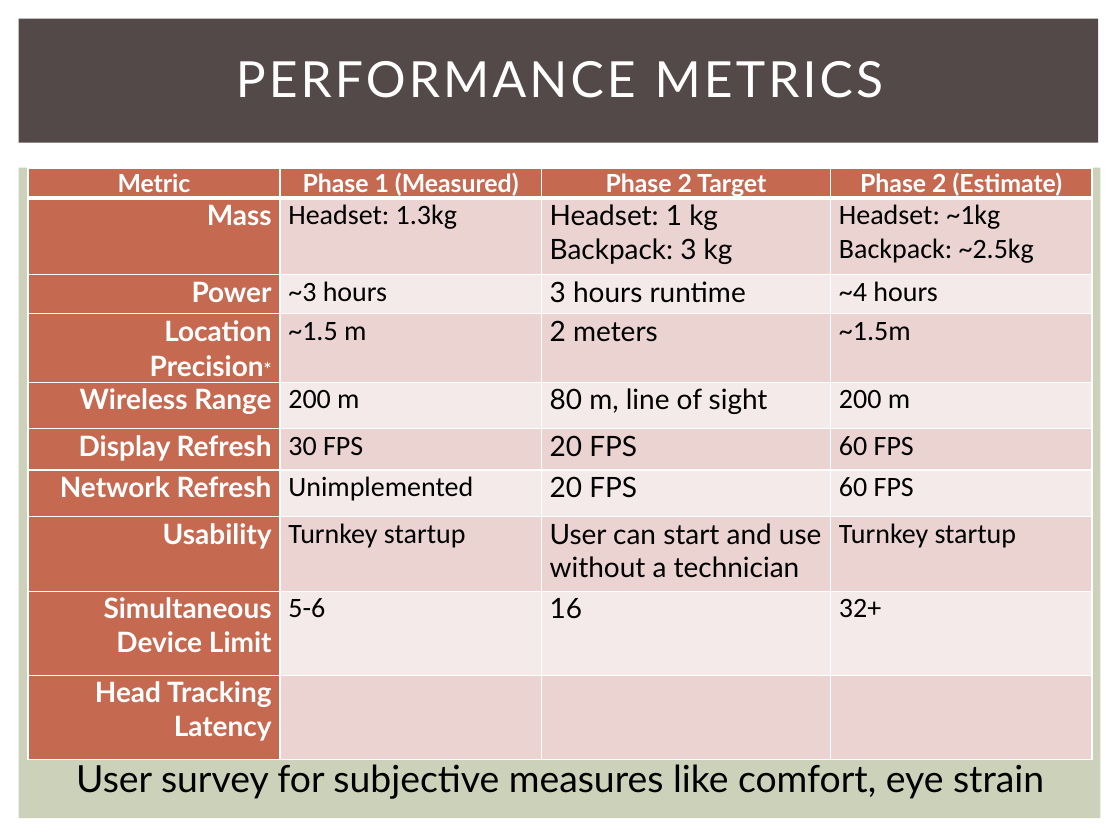
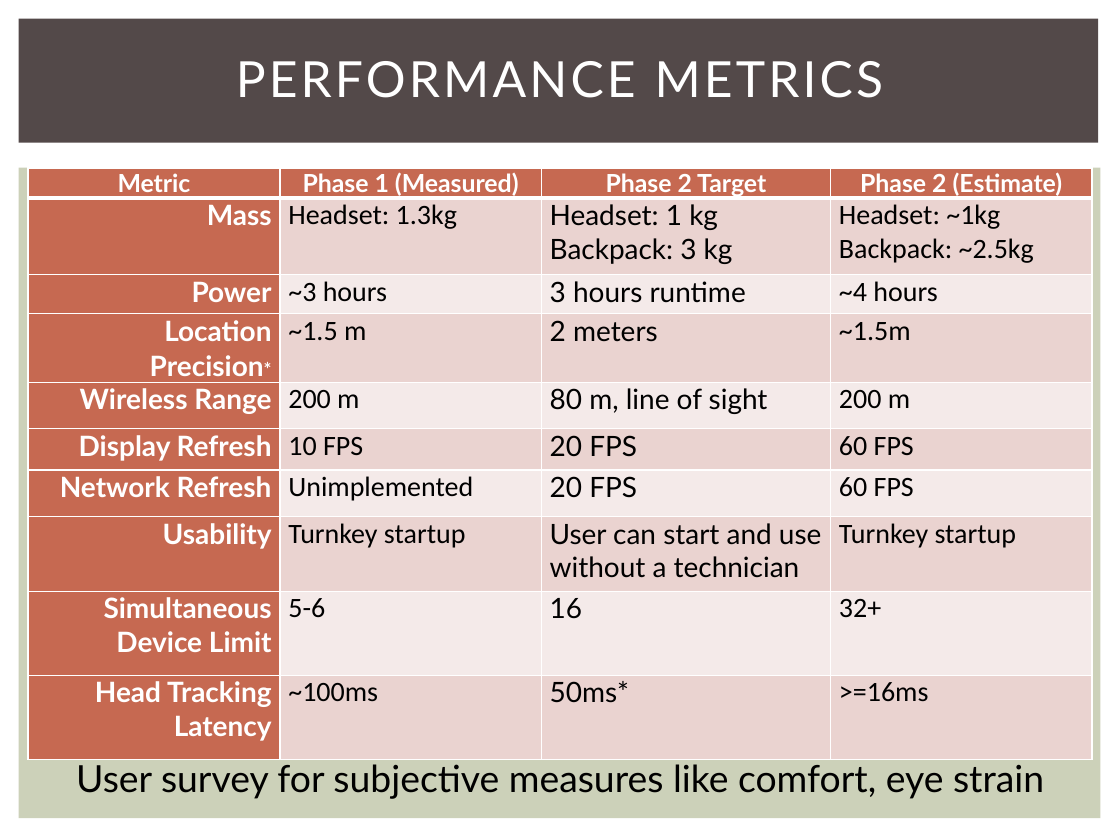
Before and after one commit to snowpuppy/augreality, a slide deck: slide 10 of doc/AugRealityMidReview.pptx. Drawn at 1120x840 pixels with LibreOffice and Linux fonts; fonts in the diff are those of the drawing. Boxes give left, top, right and bottom in pixels: in the first picture for what was removed or moved away, otherwise in the second. Text is boxed around its words. In the diff, an @@ line names an element or a change of style, - is before the commit and + after.

```diff
--- a/doc/AugRealityMidReview.pptx
+++ b/doc/AugRealityMidReview.pptx
@@ table at [28, 168, 1091, 745] @@
-row 6, column 2: 30 FPS
+row 6, column 2: 10 FPS
-row 10: Head Tracking Latency |  |  | 
+row 10: Head Tracking Latency | ~100ms | 50ms* | >=16ms
```
Also in this commit, not shown: 2 other slides changed.
